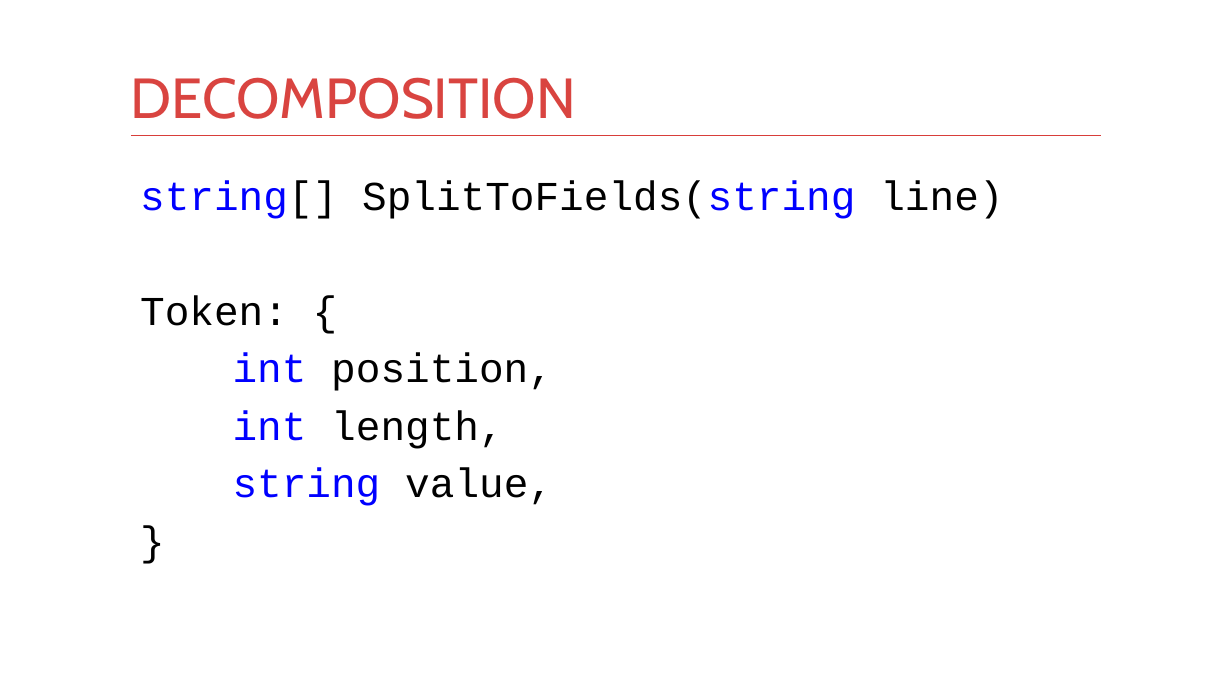
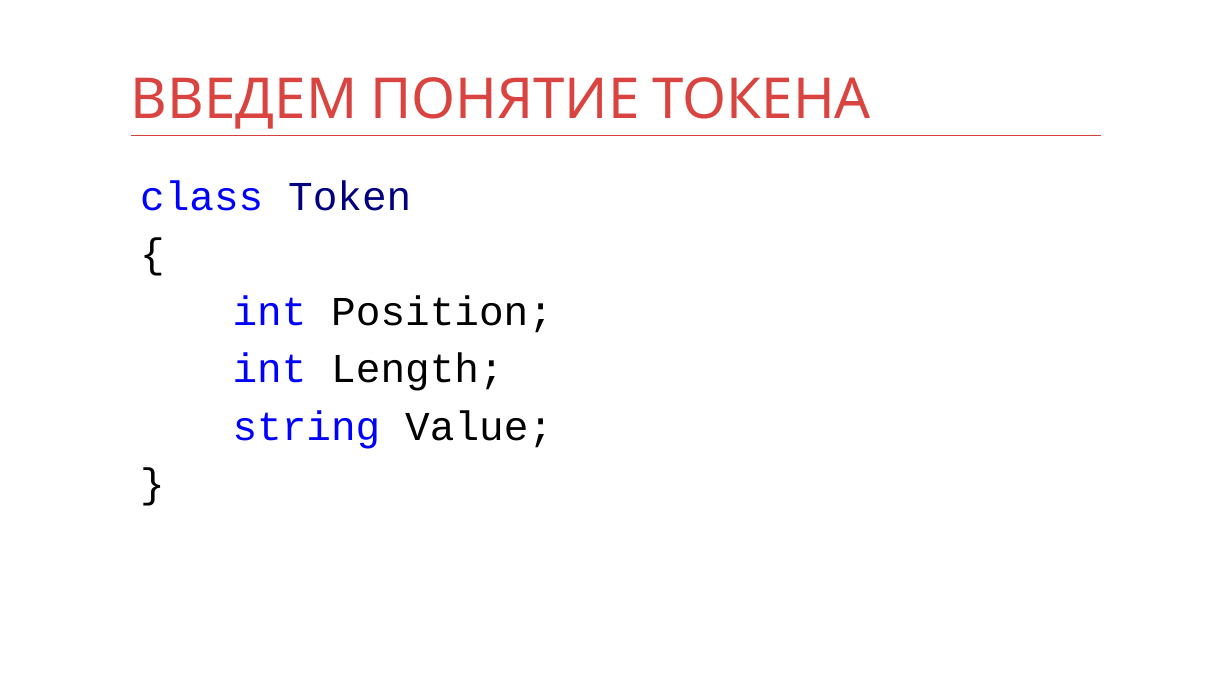
Before and after one commit to kontur-courses/clean-code, a slide deck: slide 15 of clean-code.pptx (slide 16 before the commit). Drawn at 1232x693 pixels with LibreOffice and Linux fonts; fonts in the diff are those of the drawing. Boxes give left, top, right and bottom in pixels: in the first picture for what was removed or moved away, otherwise in the second. Text is boxed around its words. In the diff, an @@ line names an element or a change of style, - is before the commit and + after.

```diff
--- a/clean-code.pptx
+++ b/clean-code.pptx
@@ title at box(131, 77, 871, 129): text changed @@
-DECOMPOSITION
+ВВЕДЕМ ПОНЯТИЕ ТОКЕНА
@@ text at box(140, 180, 553, 449): text changed @@
-string[] SplitToFields(string line)
-Token: {
-int position,
-int length,
-string value,
+class Token
+{
+int Position;
+int Length;
+string Value;
```
Also in this commit, not shown: 15 other slides changed, 7 slides added, 3 slides removed, 7 other files.
